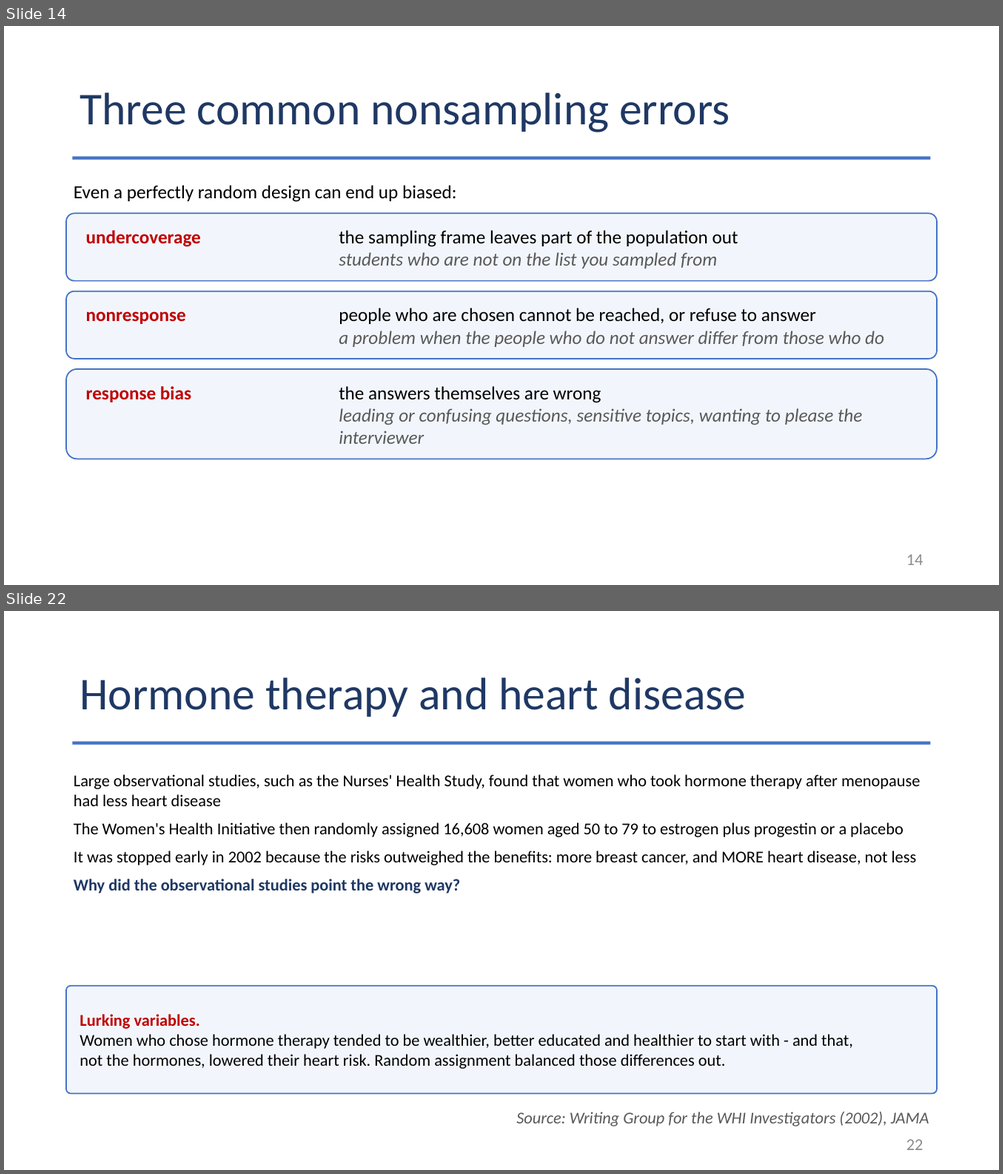
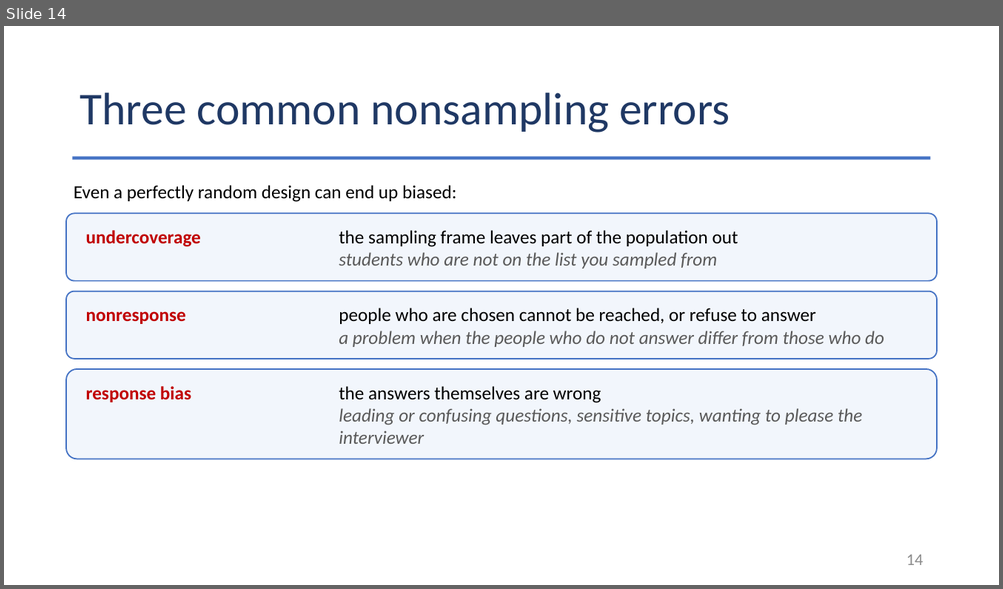
Before and after one commit to Jarred6068/Kvamme_UI_STAT251, a slide deck: docs/lecture_slides/Week 5/Week5_Lecture9_Slides_9_21_2026.pptx. Shown one above the other, each under a label of ours: slides 14 and 22 before the commit, slide 14 after it; the slides between them are not shown. The pictures are 1003x1174 and 1003x589 pixels, drawn with LibreOffice and Linux fonts; fonts in the diff are those of the drawing. Boxes give left, top, right and bottom in pixels: in the first picture for what was removed or moved away, otherwise in the second. Text is boxed around its words. In the diff, an @@ line names an element or a change of style, - is before the commit and + after.

Commit message:
Refresh course materials and rendered data pages
This update regenerates the course PDFs and rendered HTML pages after refreshed source content and site builds. It includes updated schedules, review materials, syllabi, lecture menus, and the rebuilt data-table pages in docs/data.html and docs/misc/rcode_examples.html.

```diff
--- a/docs/lecture_slides/Week 5/Week5_Lecture9_Slides_9_21_2026.pptx
+++ b/docs/lecture_slides/Week 5/Week5_Lecture9_Slides_9_21_2026.pptx
@@ slide 22 removed at box(4, 611, 999, 1170), background #FFFFFF @@
@@ title removed at box(79, 678, 745, 717) @@
-Hormone therapy and heart disease
@@ rectangle removed at box(73, 741, 930, 744) @@
@@ text removed at box(74, 775, 919, 894) @@
-Large observational studies, such as the Nurses' Health Study, found that women who took hormone therapy after menopause had less heart disease
-The Women's Health Initiative then randomly assigned 16,608 women aged 50 to 79 to estrogen plus progestin or a placebo
-It was stopped early in 2002 because the risks outweighed the benefits: more breast cancer, and MORE heart disease, not less
-Why did the observational studies point the wrong way?
@@ rounded rectangle removed at box(66, 986, 936, 1093) @@
-Lurking variables.
-Women who chose hormone therapy tended to be wealthier, better educated and healthier to start with - and that,
-not the hormones, lowered their heart risk. Random assignment balanced those differences out.
@@ text removed at box(516, 1112, 929, 1127) @@
-Source: Writing Group for the WHI Investigators (2002), JAMA
@@ page number removed at box(906, 1139, 923, 1150) @@
-22
```
Also in this commit, not shown: 27 other slides removed, 35 other files.
